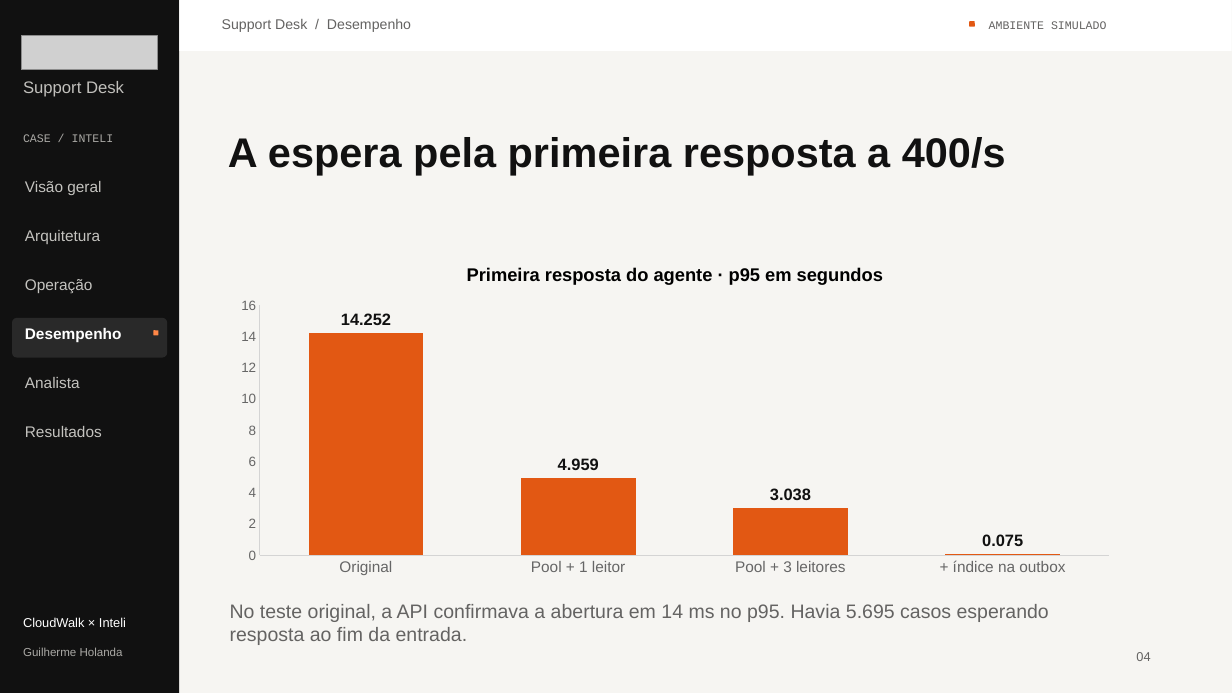
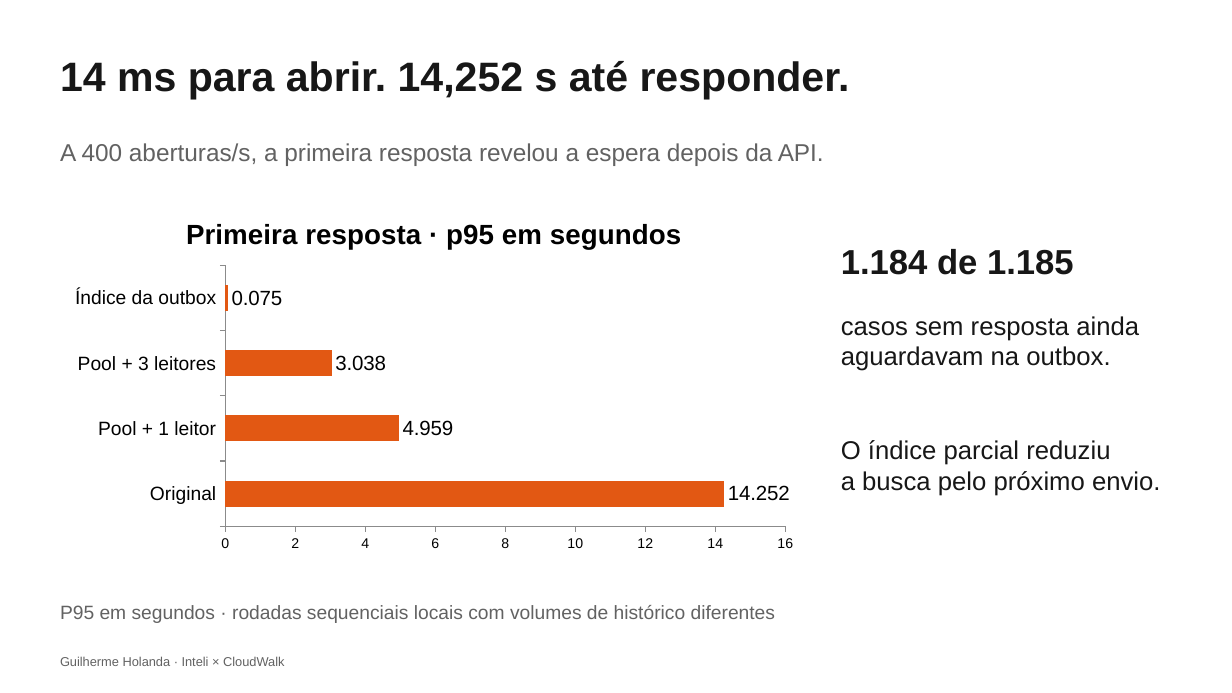
Before and after one commit to Gui0206/case-cloudwalk, a slide deck: slide 4 of Central-HelpDesk-Banca.pptx. Drawn at 1232x693 pixels with LibreOffice and Linux fonts; fonts in the diff are those of the drawing; grey boxes stand for pictures. Boxes give left, top, right and bottom in pixels: in the first picture for what was removed or moved away, otherwise in the second. Text is boxed around its words. In the diff, an @@ line names an element or a change of style, - is before the commit and + after.

```diff
--- a/Central-HelpDesk-Banca.pptx
+++ b/Central-HelpDesk-Banca.pptx
@@ background #F6F5F2 to #FFFFFF @@
@@ rectangle removed at (x1=0, y1=0, x2=179, y2=693) @@
@@ rectangle removed at (x1=179, y1=0, x2=1232, y2=51) @@
@@ text removed at (x1=222, y1=19, x2=411, y2=32) @@
-Support Desk / Desempenho
@@ rounded rectangle removed at (x1=970, y1=21, x2=975, y2=27) @@
@@ text removed at (x1=989, y1=21, x2=1107, y2=29) @@
-AMBIENTE SIMULADO
@@ picture removed at (x1=21, y1=35, x2=157, y2=69) @@
@@ text "14 ms para abrir. 14,252 ..." at (x1=60, y1=61, x2=850, y2=100): vertical alignment middle to top @@
@@ text removed at (x1=23, y1=81, x2=124, y2=97) @@
-Support Desk
@@ text at (x1=60, y1=61, x2=850, y2=100): text changed; size 32.3 to 32 pt; text colour #111111 to #171717 @@
-A espera pela primeira resposta a 400/s
+14 ms para abrir. 14,252 s até responder.
@@ text removed at (x1=23, y1=134, x2=114, y2=142) @@
-CASE / INTELI
@@ text added at (x1=60, y1=143, x2=824, y2=166), 19 pt, text #626262 @@
+A 400 aberturas/s, a primeira resposta revelou a espera depois da API.
@@ text removed at (x1=25, y1=181, x2=101, y2=195) @@
-Visão geral
@@ column chart at (x1=60, y1=199, x2=809, y2=559) @@
@@ column chart to bar chart @@
@@ title "Primeira resposta do agente · p95 em segundos " to "Primeira resposta · p95 em segundos" @@
-categories: Original, Pool + 1 leitor, Pool + 3 leitores, + índice na outbox
+categories: Original, Pool + 1 leitor, Pool + 3 leitores, Índice da outbox
-Series 1: 14.252, 4.959, 3.038, 0.075
+Primeira resposta · p95 em segundos: 14.252, 4.959, 3.038, 0.075
@@ data labels of Primeira resposta · p95 em segundos changed @@
@@ category axis changed @@
@@ value axis changed @@
@@ bar spacing changed @@
@@ lettering changed @@
@@ bar chart resized from (x1=224, y1=248, x2=1128, y2=581) to (x1=60, y1=199, x2=809, y2=559) @@
@@ text removed at (x1=25, y1=230, x2=100, y2=244) @@
-Arquitetura
@@ text added at (x1=841, y1=249, x2=1074, y2=275), 27 pt, text #171717, bold @@
+1.184 de 1.185
@@ text removed at (x1=25, y1=279, x2=93, y2=293) @@
-Operação
@@ rounded rectangle removed at (x1=12, y1=318, x2=167, y2=358) @@
@@ text removed at (x1=25, y1=328, x2=122, y2=342) @@
-Desempenho
@@ text added at (x1=841, y1=316, x2=1139, y2=371), 20 pt, text #171717 @@
+casos sem resposta ainda
+aguardavam na outbox.
@@ rounded rectangle removed at (x1=153, y1=330, x2=159, y2=335) @@
@@ text removed at (x1=25, y1=377, x2=80, y2=388) @@
-Analista
@@ text removed at (x1=25, y1=426, x2=102, y2=437) @@
-Resultados
@@ text added at (x1=841, y1=440, x2=1161, y2=496), 20 pt, text #171717 @@
+O índice parcial reduziu
+a busca pelo próximo envio.
@@ text removed at (x1=23, y1=617, x2=126, y2=627) @@
-CloudWalk × Inteli
@@ text added at (x1=60, y1=605, x2=775, y2=623), 15 pt, text #626262 @@
+P95 em segundos · rodadas sequenciais locais com volumes de histórico diferentes
@@ text removed at (x1=230, y1=604, x2=1049, y2=645) @@
-No teste original, a API confirmava a abertura em 14 ms no p95. Havia 5.695 casos esperando resposta ao fim da entrada.
@@ text at (x1=60, y1=656, x2=284, y2=666): text changed; size 9 to 10 pt; text colour #AAA9A5 to #626262 @@
-Guilherme Holanda
+Guilherme Holanda · Inteli × CloudWalk
@@ text removed at (x1=1136, y1=652, x2=1150, y2=661) @@
-04
```
Also in this commit, not shown: 8 other slides changed, 2 slides added, 2 slides removed, 3 other files.
